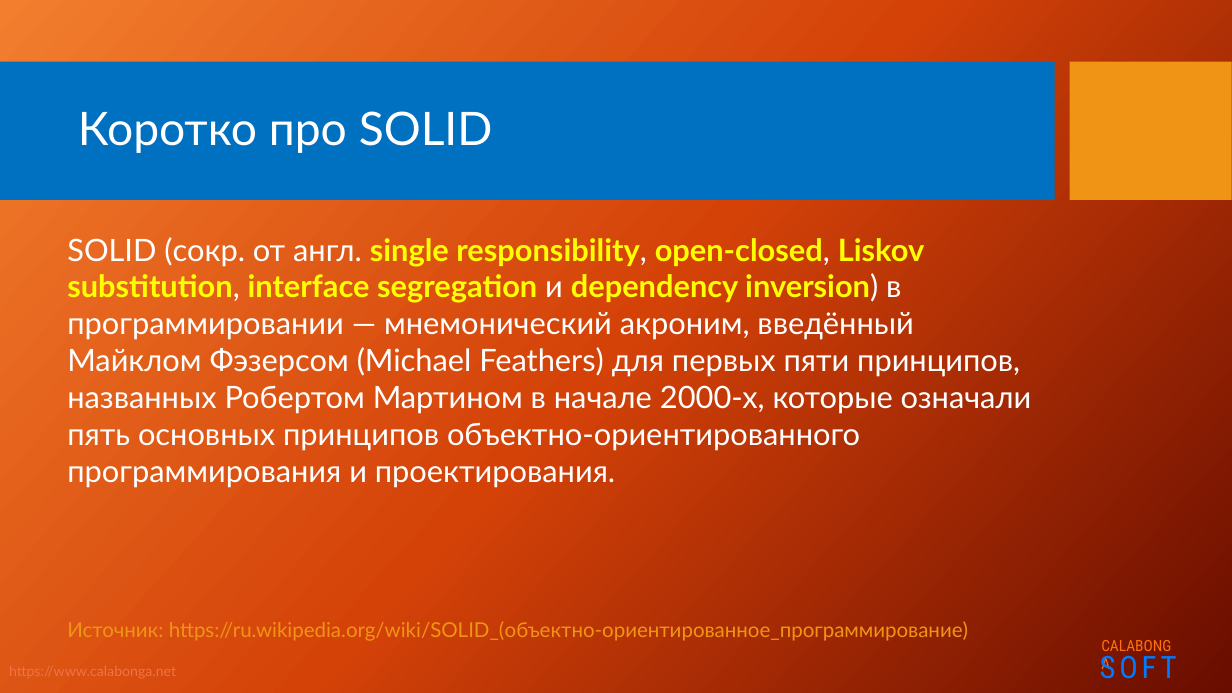
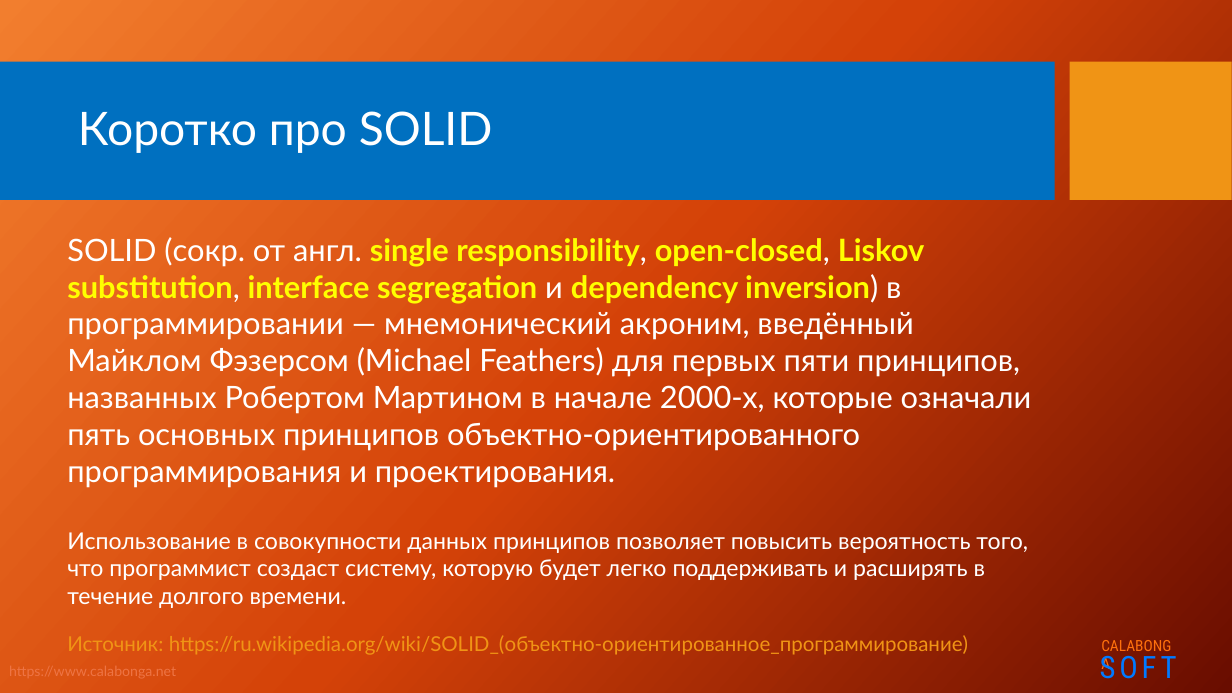
Before and after one commit to Calabonga/SOLID, a slide deck: slide 2 of Powerpoint/SOLID_S.pptx. Drawn at 1232x693 pixels with LibreOffice and Linux fonts; fonts in the diff are those of the drawing; background and template pictures are left out. Boxes give left, top, right and bottom in pixels: in the first picture for what was removed or moved away, otherwise in the second. Text is boxed around its words. In the diff, an @@ line names an element or a change of style, - is before the commit and + after.

Commit message:
powerpoint updated

```diff
--- a/Powerpoint/SOLID_S.pptx
+++ b/Powerpoint/SOLID_S.pptx
@@ text at (67, 532, 1028, 608): paragraph added @@
+Использование в совокупности данных принципов позволяет повысить вероятность того, что программист создаст систему, которую будет легко поддерживать и расширять в течение долгого времени.
@@ text "Источник: https://ru.wikipedia.org/wiki/SOLID_(объектно-орие ...": place and size @@
-text "Источник: https://ru.wikipedia.org/wiki/SOLID_(объектно-орие ..." at (67, 619, 968, 642)
+text "Источник: https://ru.wikipedia.org/wiki/SOLID_(объектно-орие ..." at (67, 634, 968, 657)
```
Also in this commit, not shown: 1 other slide changed.
